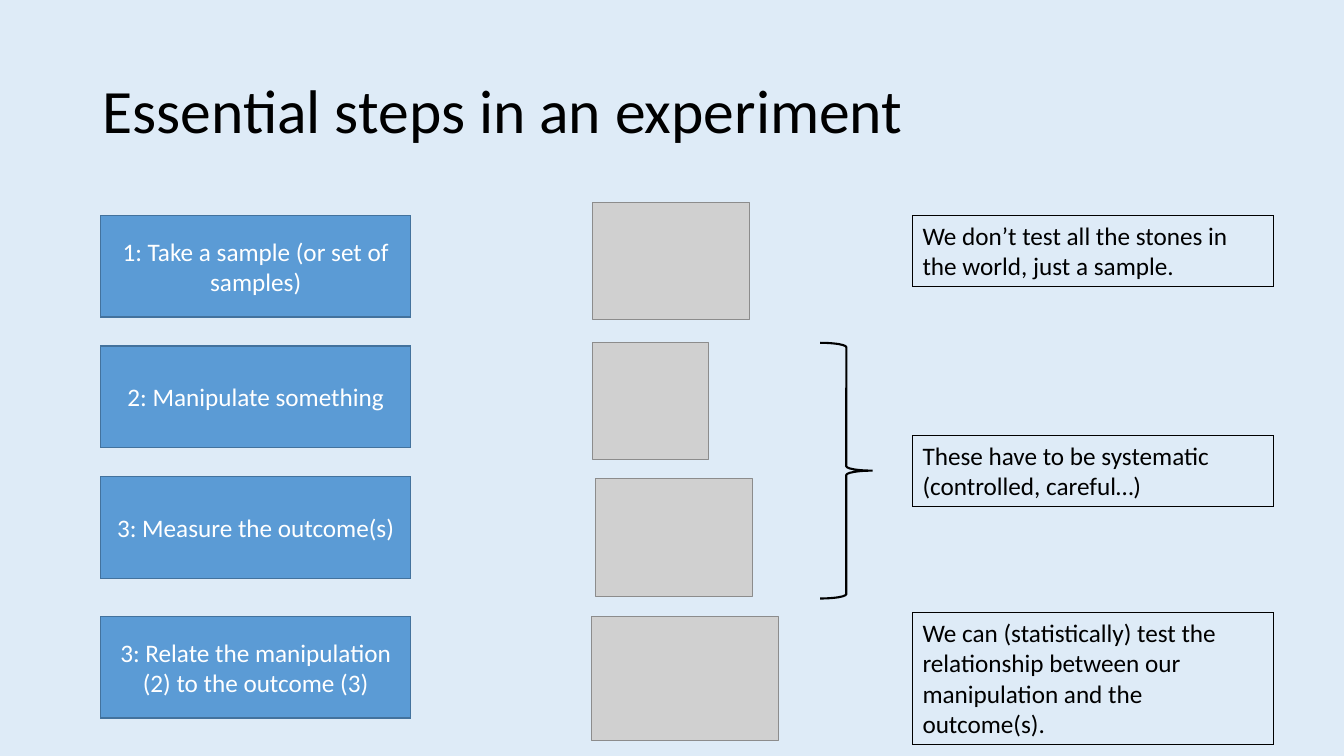
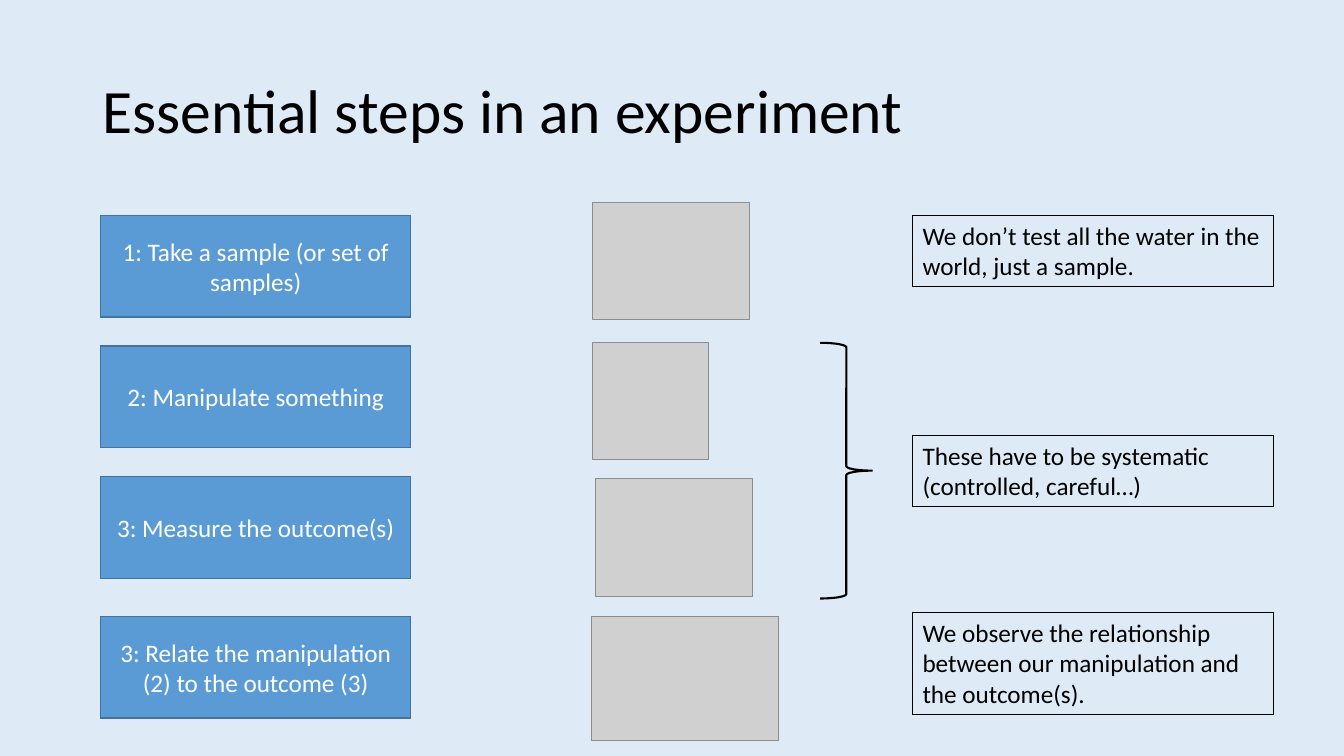
Before and after one commit to ajwills72/rmhealth-found, a slide deck: slide 5 of docs/experiments_data.pptx. Drawn at 1344x756 pixels with LibreOffice and Linux fonts; fonts in the diff are those of the drawing; grey boxes stand for pictures. Boxes give left, top, right and bottom in pixels: in the first picture for what was removed or moved away, otherwise in the second. Text is boxed around its words. In the diff, an @@ line names an element or a change of style, - is before the commit and + after.

Commit message:
Slide updates

```diff
--- a/docs/experiments_data.pptx
+++ b/docs/experiments_data.pptx
@@ text in rectangle at [923, 227, 1259, 280]: text changed @@
-We don’t test all the stones in the world, just a sample.
+We don’t test all the water in the world, just a sample.
@@ rectangle "We observe the relationship between ...": place and size @@
-rectangle "We observe the relationship between ..." at [912, 613, 1273, 745]
+rectangle "We observe the relationship between ..." at [912, 613, 1273, 715]
@@ text in rectangle at [923, 624, 1240, 707]: text changed @@
-We can (statistically) test the relationship between our manipulation and the outcome(s).
+We observe the relationship between our manipulation and the outcome(s).
```
Also in this commit, not shown: 1 other slide changed.
